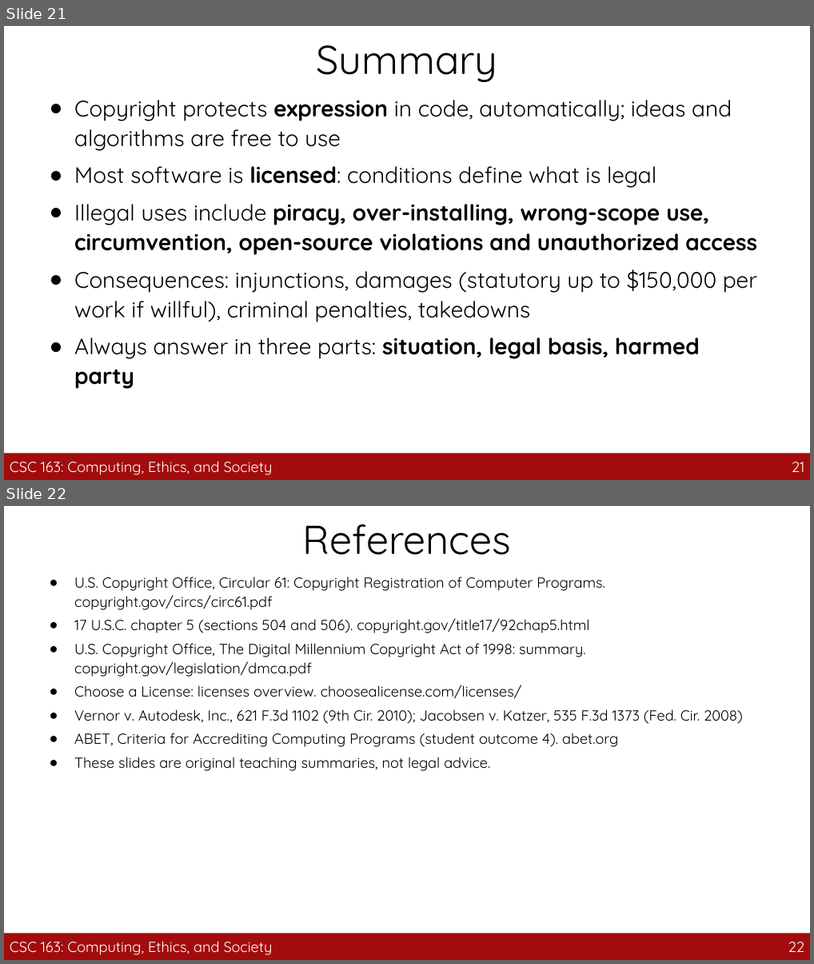
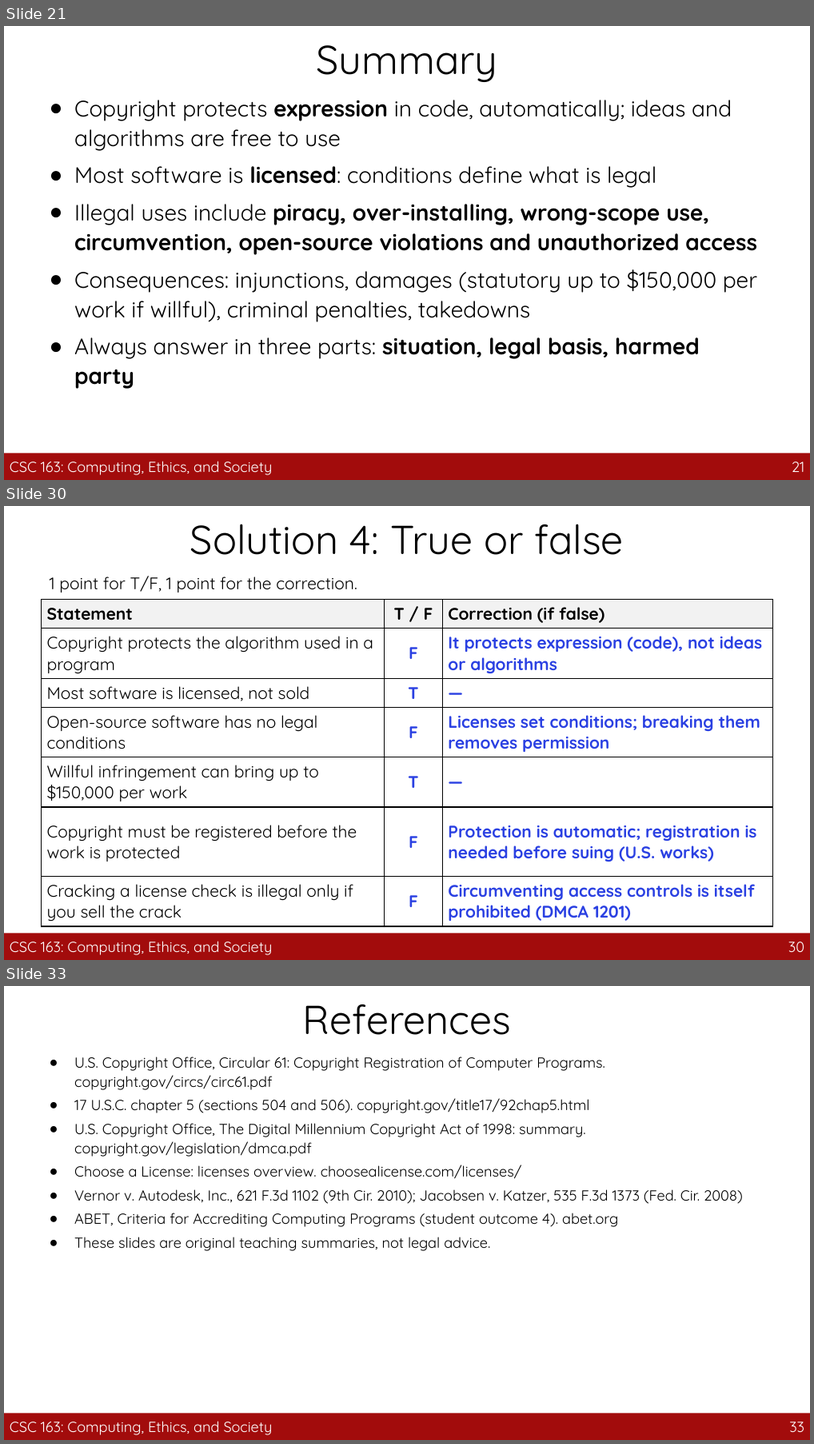
Before and after one commit to guhofstra/CSC163Fa26, a slide deck: PPTs/A1_Software_Law_and_Illegal_Use.pptx. Shown one above the other, each under a label of ours: slides 21 and 22 before the commit, slides 21, 30 and 33 after it; the slides between them are not shown. The pictures are 814x964 and 814x1444 pixels, drawn with LibreOffice and Linux fonts; fonts in the diff are those of the drawing. Boxes give left, top, right and bottom in pixels: in the first picture for what was removed or moved away, otherwise in the second. Text is boxed around its words. In the diff, an @@ line names an element or a change of style, - is before the commit and + after.

```diff
--- a/PPTs/A1_Software_Law_and_Illegal_Use.pptx
+++ b/PPTs/A1_Software_Law_and_Illegal_Use.pptx
@@ slide 30 added at (4, 506, 810, 960), background #FFFFFF @@
@@ title added at (190, 524, 623, 555), 36 pt, text #000000 @@
+Solution 4: True or false
@@ text added at (50, 576, 357, 592), 15 pt, text #000000 @@
+1 point for T/F, 1 point for the correction.
@@ table added at (41, 600, 774, 924), 7 rows, 3 columns @@
+Statement | T / F | Correction (if false)
+Copyright protects the algorithm used in a program | F | It protects expression (code), not ideas or algorithms
+Most software is licensed, not sold | T | —
+Open-source software has no legal conditions | F | Licenses set conditions; breaking them removes permission
+Willful infringement can bring up to $150,000 per work | T | —
+Copyright must be registered before the work is protected | F | Protection is automatic; registration is needed before suing (U.S. works)
+Cracking a license check is illegal only if you sell the crack | F | Circumventing access controls is itself prohibited (DMCA 1201)
@@ rectangle added at (4, 932, 810, 959), fill #A20C0C @@
@@ text added at (10, 940, 273, 955), 13 pt, text #FFFFFF @@
+CSC 163: Computing, Ethics, and Society
@@ page number added at (789, 941, 805, 952), 13 pt, text #FFFFFF @@
+30
@@ what was slide 22 is now slide 33 @@
@@ page number at (790, 1421, 805, 1432): text changed @@
-22
+33
```
Also in this commit, not shown: 10 other slides added, 25 other files.
